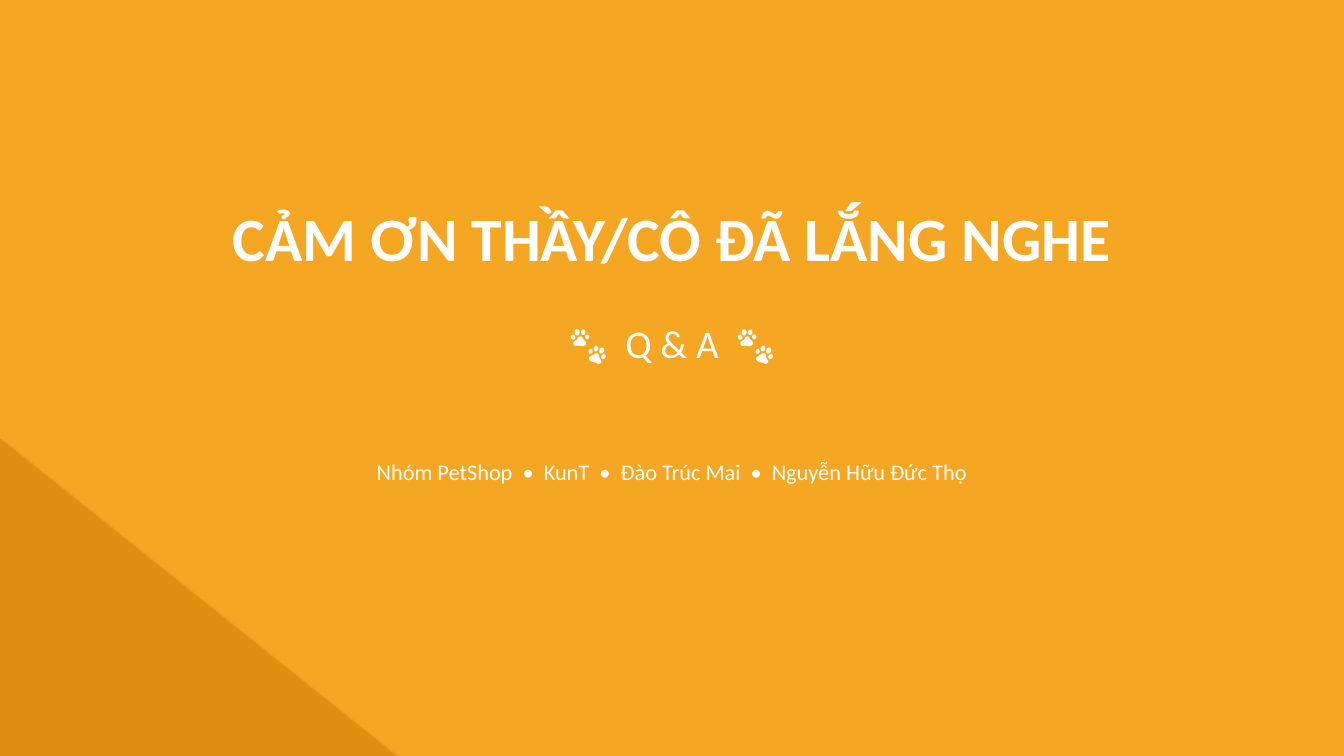
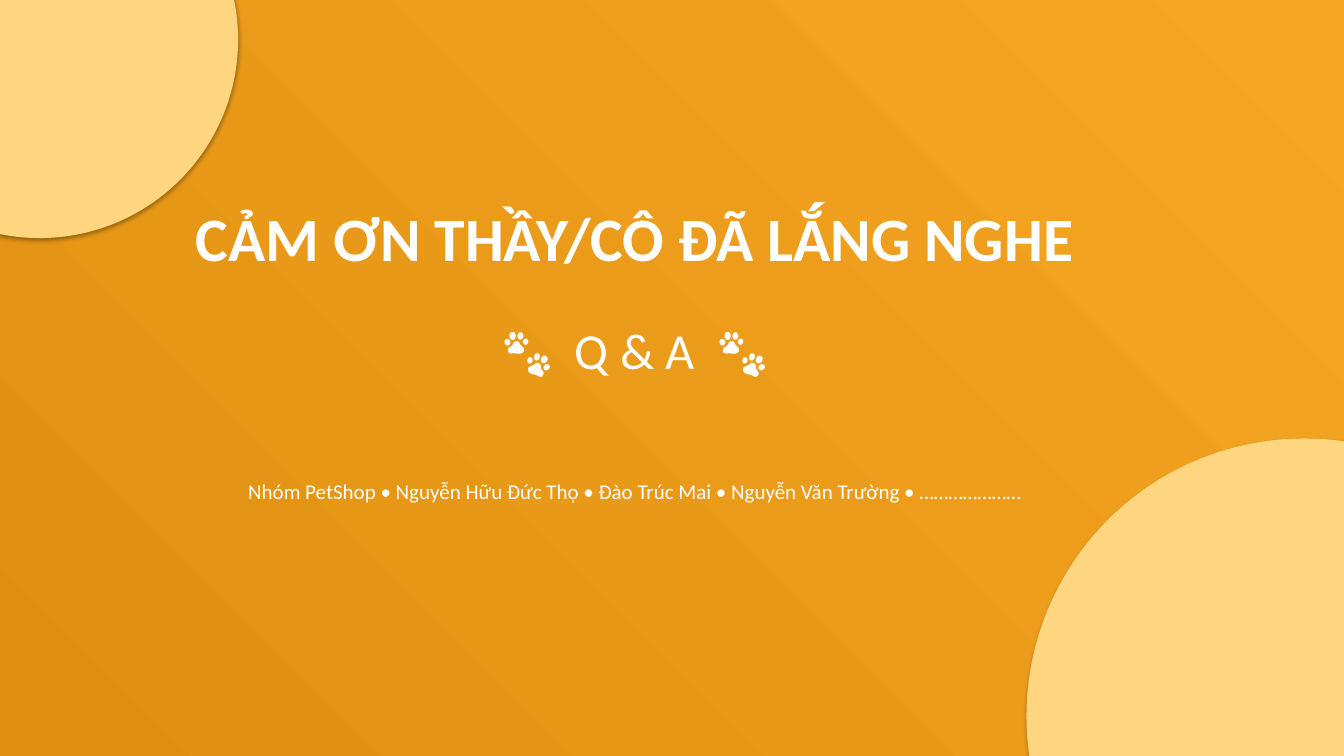
Before and after one commit to DaoTrucMai/Pet-Shop, a slide deck: slide 37 of docs/BAO_CAO_SLIDES.pptx (slide 27 before the commit). Drawn at 1344x756 pixels with LibreOffice and Linux fonts; fonts in the diff are those of the drawing. Boxes give left, top, right and bottom in pixels: in the first picture for what was removed or moved away, otherwise in the second. Text is boxed around its words. In the diff, an @@ line names an element or a change of style, - is before the commit and + after.

```diff
--- a/docs/BAO_CAO_SLIDES.pptx
+++ b/docs/BAO_CAO_SLIDES.pptx
@@ rectangle at (x1=0, y1=0, x2=1344, y2=756): fill #F5A623 to #FFF8F2 @@
@@ rectangle added at (x1=0, y1=0, x2=1344, y2=756), fill gradient #F5A623 to #E09010 @@
@@ ellipse added at (x1=0, y1=0, x2=239, y2=239), fill #FFD580 @@
@@ text "CẢM ƠN THẦY/CÔ ĐÃ LẮNG ..." moved from (x1=232, y1=210, x2=1110, y2=264) to (x1=195, y1=210, x2=1073, y2=264) @@
@@ text "🐾 Q & A 🐾" moved from (x1=625, y1=332, x2=719, y2=364) to (x1=575, y1=336, x2=695, y2=376) @@
@@ text "🐾 Q & A 🐾" at (x1=575, y1=336, x2=695, y2=376): size 28 to 36 pt @@
@@ right triangle removed at (x1=0, y1=439, x2=397, y2=756) @@
@@ ellipse added at (x1=1026, y1=439, x2=1344, y2=756), fill #FFD580 @@
@@ text at (x1=248, y1=482, x2=900, y2=503): text changed; size 16 to 15 pt @@
-Nhóm PetShop • KunT • Đào Trúc Mai • Nguyễn Hữu Đức Thọ
+Nhóm PetShop • Nguyễn Hữu Đức Thọ • Đào Trúc Mai • Nguyễn Văn Trường • …………………
```
Also in this commit, not shown: 17 other slides changed, 19 slides added, 10 slides removed, 26 other files.
